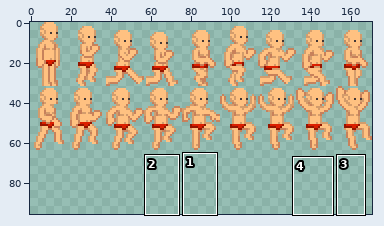
Edited in one commit: sprite sheet (android/assets/player/skin.png). The picture above shows the old version from afar; the outline marks the close-up.
Close-up. Old version:
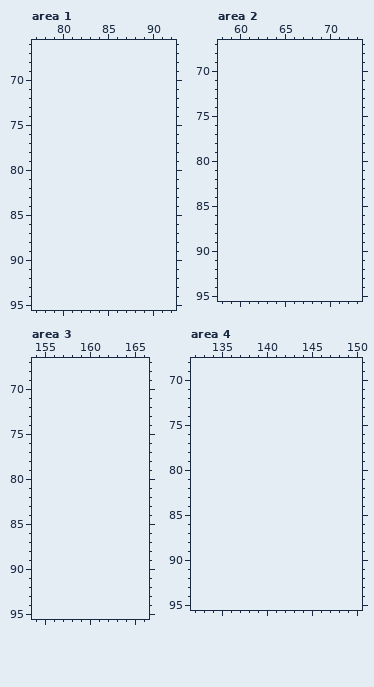
The file is 171x64 pixels. Shown: area 1: x 77..92, y 66..95; area 2: x 58..73, y 67..95; area 3: x 154..166, y 67..95; area 4: x 132..150, y 68..95. The old version is drawn lined up with the new one, on the new canvas. The commit also changed other parts of the picture, which this record leaves out.
After:
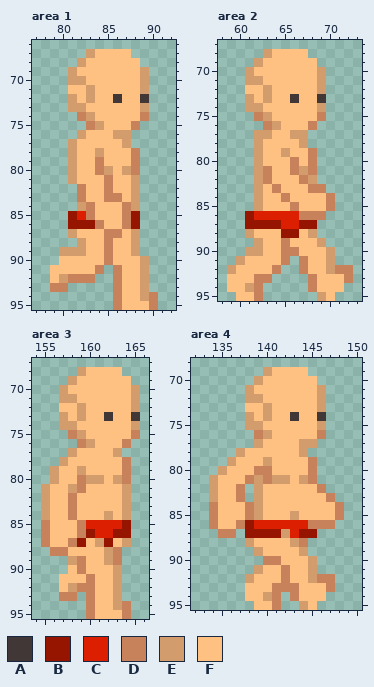
Palette (. is transparent): A #413737  B #951500  C #dc1f00  D #c7815b  E #d39c6c  F #ffc181
From old to new:
canvas 171x64 -> 171x96
Changed rows in their new state; - is an unchanged pixel.
Area 1:
first column x 79:
67 ----EFFFF---
68 ---EFFFFFF--
69 --EFFFFFFFE-
70 --EEFFFFFFE-
71 --FFEFFFFFE-
72 --EFEFFAFFA-
73 --EEFFFFFFE-
74 ---DEFFFFFD-
75 ----DEFFFD--
76 ---EFFFEE---
77 --EFFFFFE---
78 --EFFEFFFD--
79 --EFFDFFFD--
80 --EFFDEFED--
81 --EFFFDFFE--
82 ---DFFDFFE--
83 ---DFFDDFE--
84 ---EDFFFDE--
85 --BCDFFFDB--
86 --BBBDFFDB--
87 --EFFFDDFE--
88 ---EFFDFFE--
89 -EEEFFDFFE--
90 -FFFFFDFFFE-
91 FFFFFD-DFFE-
92 FEDDD--DFFE-
93 DD-----DFFE-
94 -------DFFED
95 -------DFFFD
Area 2:
first column x 59:
68 ----EFFFF-----
69 ---EFFFFFF----
70 --EFFFFFFFE---
71 --EEFFFFFFE---
72 --FFEFFFFFE---
73 --EFEFFAFFA---
74 --EEFFFFFFE---
75 ---DEFFFFFD---
76 ----DEFFFD----
77 ---EEFFEE-----
78 ---EFFFFE-----
79 ---EFFEFFD----
80 ---EFFFDFD----
81 ---EDFFDED----
82 ---EDFFFDE----
83 ---EFDFFFDD---
84 ---EFFDFFFFD--
85 ---EFFFDFFFD--
86 --BCCCCCDDD---
87 --BBBBCCBB----
88 --EFFFBBFE----
89 ---EFFDFFFE---
90 --EEFFDDFFFE--
91 -EFFFFD-DFFE--
92 EFFFFD--DFFEDD
93 FFFDD----DFFFD
94 FFED-----DFFF-
95 -FFD------EF--
Area 3:
first column x 155:
68 ----EFFFF--
69 ---EFFFFFF-
70 --EFFFFFFFE
71 --EEFFFFFFE
72 --FFEFFFFFE
73 --EFEFFAFFA
74 --EEFFFFFFE
75 ---DEFFFFFD
76 ----DEFFFD-
77 ---EFFFFE--
78 --EFFFFFFD-
79 -EFFEFFFFD-
80 -EFFDEEFED-
81 EFFEDFFFFE-
82 EFFDFFFFFE-
83 EFFDFFFFFE-
84 EFFDFFFEFE-
85 DFFFDCCCCB-
86 DFFFDBCCBB-
87 DFFDBFEBFE-
88 -DDFFFFED--
89 ---EDFFED--
90 ---FDFFFE--
91 --FFFDFFE--
92 --FEDDFFE--
93 --DD-DFFE--
94 -----DFFED-
95 -----DFFFD-
Area 4:
first column x 134:
69 ------EFFFF----
70 -----EFFFFFF---
71 ----EFFFFFFFE--
72 ----EEFFFFFFE--
73 ----FFEFFFFFE--
74 ----EFEFFAFFA--
75 ----EEFFFFFFE--
76 -----DEFFFFFD--
77 -----EFFFFEE---
78 ---EFFFFFFE----
79 --EFFFEFFFFD---
80 -EFFFDDFFFFD---
81 EFFFDEDEEFED---
82 EFFD-EFFFFFFD--
83 EFFD-EFFFFFFFD-
84 DFFFDEFFFFFFFFD
85 DFFFDEFFFEFFFFD
86 DFFDBCCCCCCDDD-
87 -DD-BBBBECBB---
88 ----EFFFFED----
89 -----EFFFFE----
90 ------DDFFFE---
91 -----EFFDFFE---
92 ----EFFFDFFEDD-
93 ----FFFDDDFFFD-
94 ----FFED-DFFF--
95 -----FFD--EF---
Boxes around the changes in both close-ups, in picture pixels (x1, y1, x2, y2):
added: (50, 49, 158, 310)
added: (227, 49, 353, 301)
added: (41, 367, 140, 619)
added: (209, 367, 344, 610)
